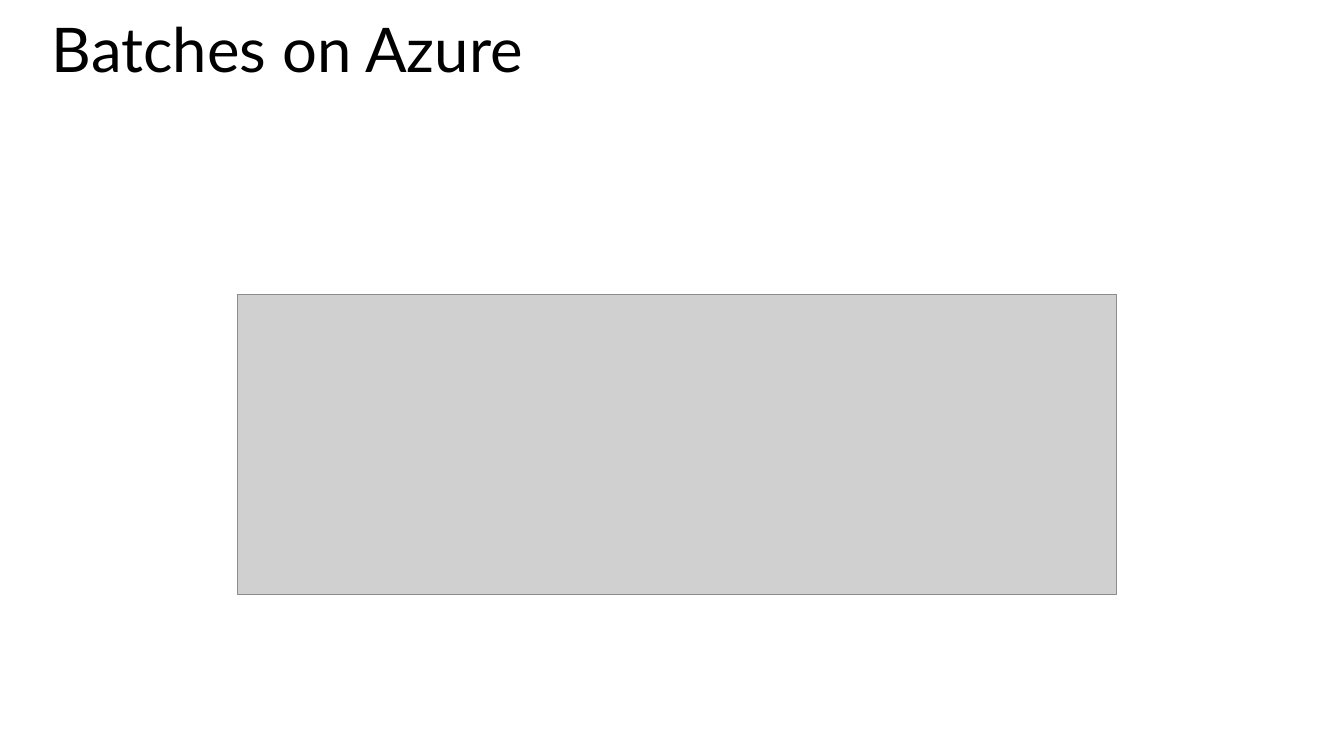
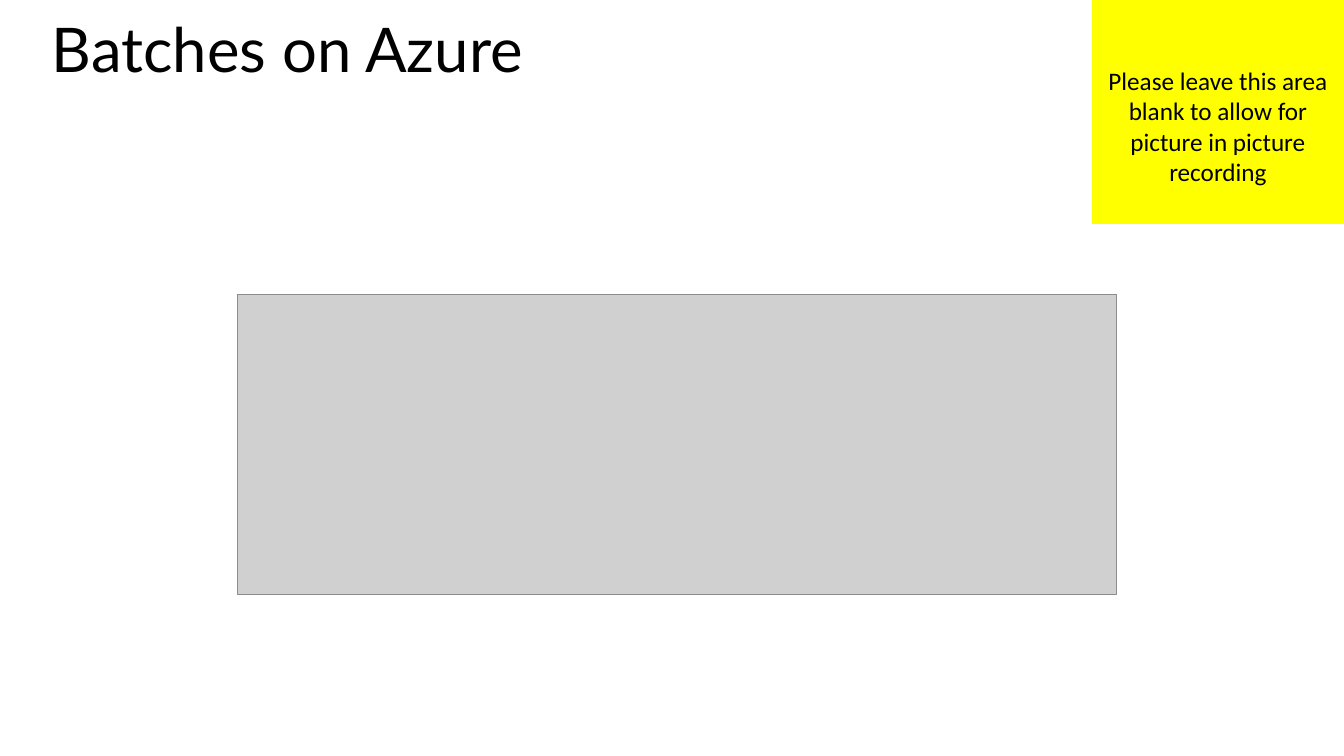
Before and after one commit to MisterJames/AzureImageProcessing, a slide deck: slide 12 of presentations/04 - Batch.pptx (slide 11 before the commit). Drawn at 1344x756 pixels with LibreOffice and Linux fonts; fonts in the diff are those of the drawing; grey boxes stand for pictures. Boxes give left, top, right and bottom in pixels: in the first picture for what was removed or moved away, otherwise in the second. Text is boxed around its words. In the diff, an @@ line names an element or a change of style, - is before the commit and + after.

Commit message:
Update batch presentation

```diff
--- a/presentations/04 - Batch.pptx
+++ b/presentations/04 - Batch.pptx
@@ rectangle added at (x1=1092, y1=0, x2=1344, y2=224), fill #FFFF00, 18 pt, text #000000 @@
+Please leave this area blank to allow for picture in picture recording
```
Also in this commit, not shown: 5 slides added, 3 other files.
